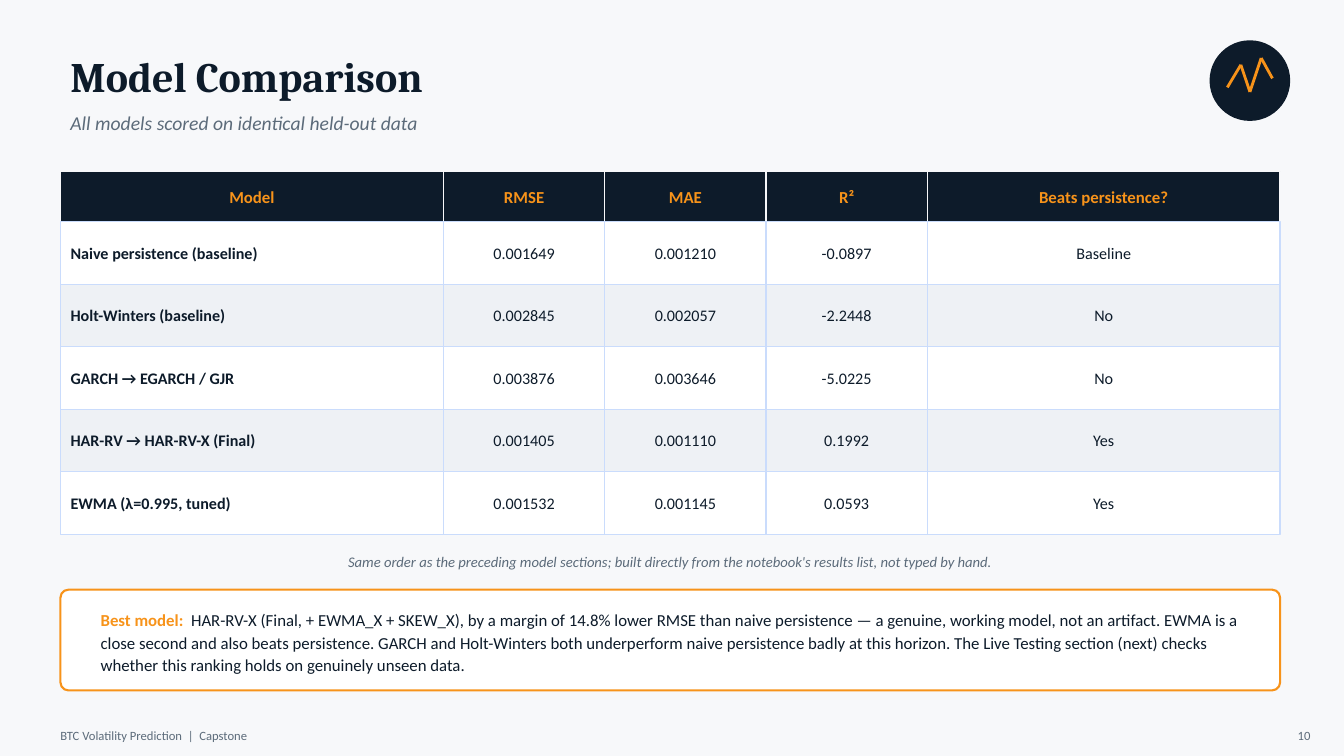
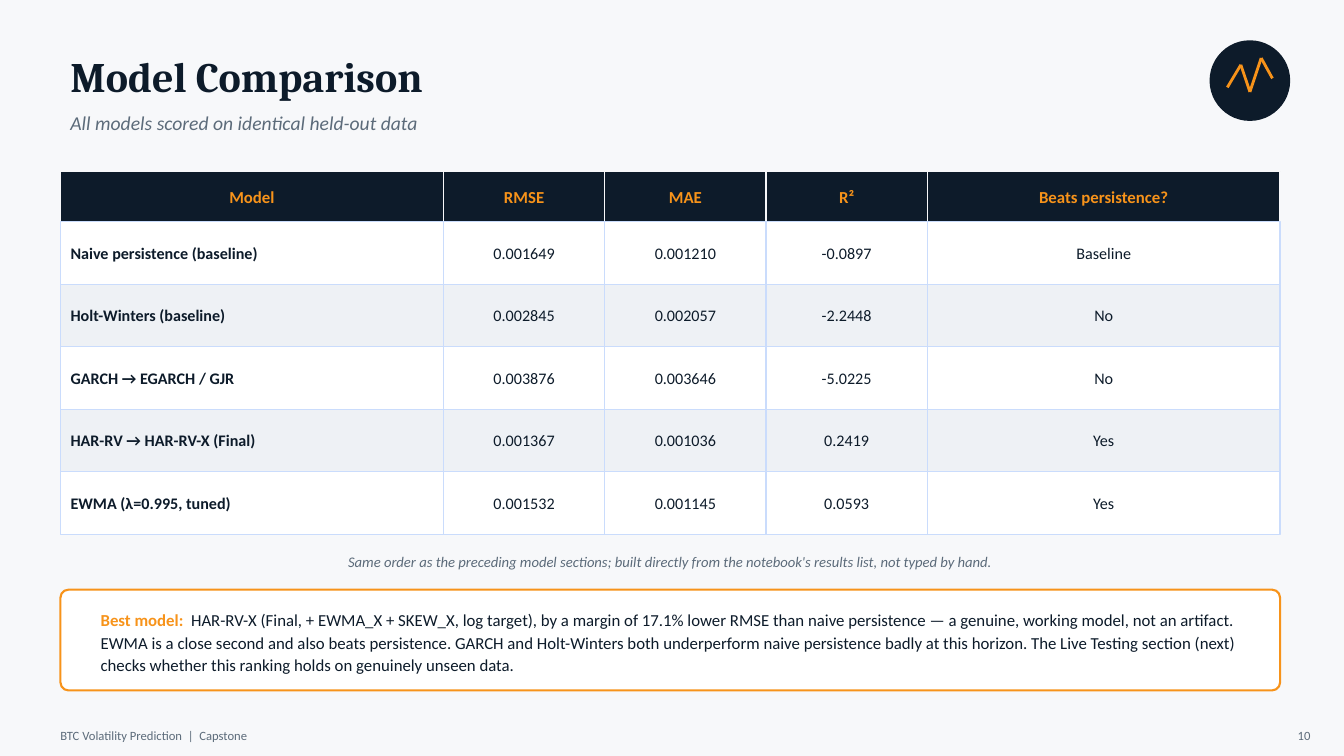
Before and after one commit to mhejairi10/bitcoin-volatility-prediction, a slide deck: slide 10 of presentation/capstone-btc-volatility.pptx. Drawn at 1344x756 pixels with LibreOffice and Linux fonts; fonts in the diff are those of the drawing. Boxes give left, top, right and bottom in pixels: in the first picture for what was removed or moved away, otherwise in the second. Text is boxed around its words. In the diff, an @@ line names an element or a change of style, - is before the commit and + after.

```diff
--- a/presentation/capstone-btc-volatility.pptx
+++ b/presentation/capstone-btc-volatility.pptx
@@ text at box(493, 435, 554, 446): text changed @@
-0.001405
+0.001367
@@ text at box(655, 435, 716, 446): text changed @@
-0.001110
+0.001036
@@ text at box(824, 435, 869, 446): text changed @@
-0.1992
+0.2419
@@ text at box(101, 614, 1235, 674): text changed @@
-Best model: HAR-RV-X (Final, + EWMA_X + SKEW_X), by a margin of 14.8% lower RMSE than naive persistence — a genuine, working model, not an artifact. EWMA is a close second and also beats persistence. GARCH and Holt-Winters both underperform naive persistence badly at this horizon. The Live Testing section (next) checks whether this ranking holds on genuinely unseen data.
+Best model: HAR-RV-X (Final, + EWMA_X + SKEW_X, log target), by a margin of 17.1% lower RMSE than naive persistence — a genuine, working model, not an artifact. EWMA is a close second and also beats persistence. GARCH and Holt-Winters both underperform naive persistence badly at this horizon. The Live Testing section (next) checks whether this ranking holds on genuinely unseen data.
```
Also in this commit, not shown: 4 other slides changed, 2 other files.
